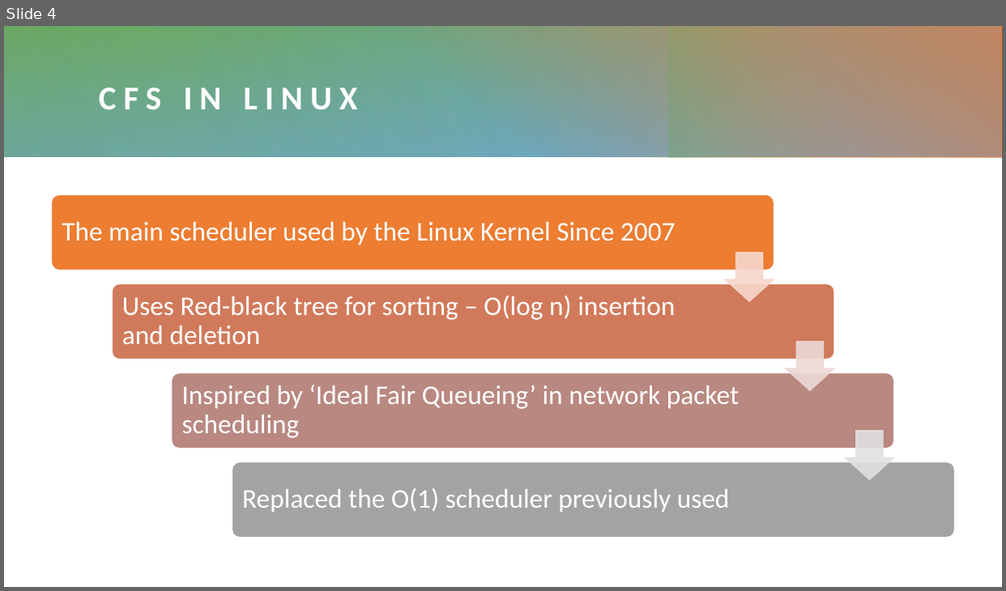
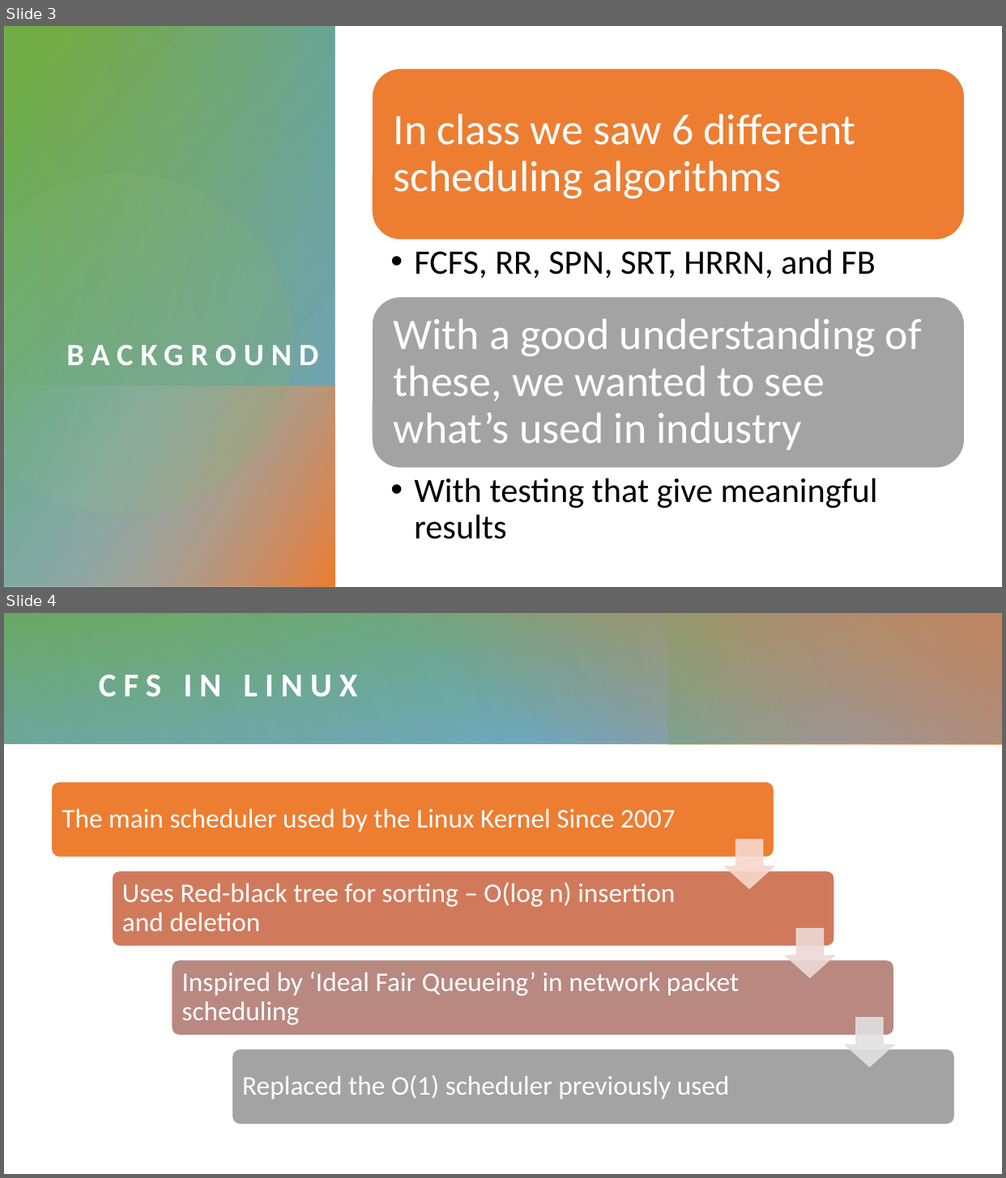
Before and after one commit to nathandekeyrel/os-final-proj, a slide deck: presentation/OS Final Presentation.pptx. Shown one above the other, each under a label of ours: slide 4 before the commit, slides 3 and 4 after it. The pictures are 1006x591 and 1006x1178 pixels, drawn with LibreOffice and Linux fonts; fonts in the diff are those of the drawing. Boxes give left, top, right and bottom in pixels: in the first picture for what was removed or moved away, otherwise in the second. Text is boxed around its words. In the diff, an @@ line names an element or a change of style, - is before the commit and + after.

```diff
--- a/presentation/OS Final Presentation.pptx
+++ b/presentation/OS Final Presentation.pptx
@@ slide 3 added at <box>4,26,1002,587</box>, background #FFFFFF; not listed: 2 template elements that a slide beside it also shows @@
@@ rectangle added at <box>4,26,1002,587</box>, fill #FFFFFF @@
@@ rectangle added at <box>4,26,335,587</box>, fill gradient #70AD47 to #5B9BD5 @@
@@ rectangle added at <box>41,26,334,386</box>, fill gradient #5B9BD5 to #CF9B00 @@
@@ freeform shape added at <box>4,132,335,549</box>, fill gradient #A9D18E to #70AD47 @@
@@ title added at <box>66,345,318,365</box>, 30 pt, text #FFFFFF, bold @@
+BACKGROUND
@@ rectangle added at <box>4,386,334,587</box>, fill gradient #9DC3E6 to #ED7D31 @@
@@ group added at <box>373,69,965,540</box>: 4 texts, 2 rounded rectangles @@
+In class we saw 6 different scheduling algorithms
+  • FCFS, RR, SPN, SRT, HRRN, and FB
+With a good understanding of these, we wanted to see what’s used in industry
+  • With testing that give meaningful results
```
Also in this commit, not shown: 7 slides changed, 1 other slide added, 3 slides removed, 11 other files.
